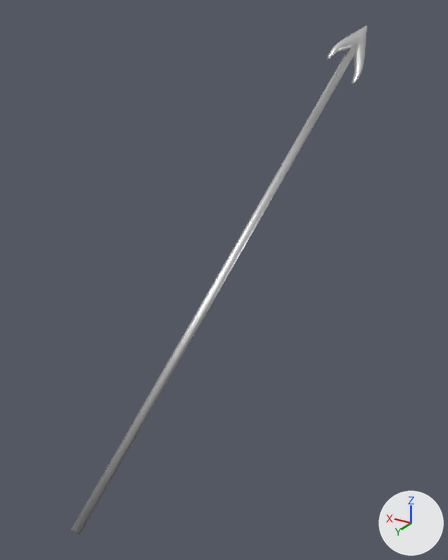
Two versions of the FBX model Assets/_Blender/Enemies/Diver/Harpoon/Harpoon Arrow.fbx, one commit apart.
Camera for both pictures: a camera (50 mm lens) standing at (-8.57, 2.22, 5.11) and looking at (-3.61, -6.05, 0.98). The lights are fixed; the arrows at lower right show +X, +Y and +Z.

In view in the first picture: 'Arrow'.
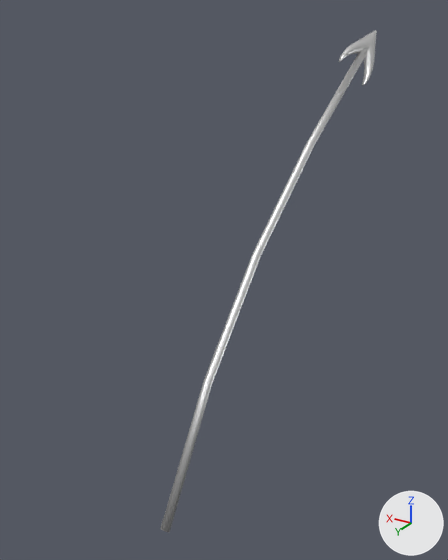
The newer file adds a shape key; the second version is drawn at full value of the shape key 'L Bend' of 'Arrow', and the change is written as the vertex moves it makes.

Pixel boxes (x1, y1, x2, y2) of what changed, in the pictures (448 x 560 px):
'Arrow', reshaped, moved, turned
    before: (71, 26, 367, 534)
    after: (160, 30, 377, 532)
part 1 of me_cylinder_005, built on
    before: (71, 43, 358, 534)
    after: (160, 47, 368, 532)

The change in detail:
me_cylinder_005 is used by ob_arrow; location (-4.35, -9.28, 4.44); rotation (0.524, 0.728, 1.414), in degrees (30, 42, 81).
me_cylinder_005 had 268 vertices, 262 faces and spanned x -0.69..9.22, y -0.09..0.09, z -0.36..0.36.
me_cylinder_005 now has 292 vertices, 286 faces and spans x -0.69..9.04, y -0.09..0.31, z -1.09..0.36.
Part 1, on me_cylinder_005:
10 faces are deleted.
8 vertices move from x 9.22, y -0.08..0.08, z -0.07..0.09 to x 9.02..9.04, y 0.15..0.31, z -1.09..-0.93.
18 vertices are added at x 2.15..6.77, y -0.08..0.19, z -0.56..0.08.
6 new vertices lie (2.33, 0.03, -0.15) away from vertices in x 2.15, y -0.05..0.08, z -0.05..0.08.
34 new faces join them.
Object 'Arrow' (ob_arrow) moves from (-4.35, -9.28, 4.44) to (-4.35, -9.86, 4.36).
Object 'Arrow' (ob_arrow) turns from (30, 42, 81) to (30, 41, 81) degrees about x, y and z.
